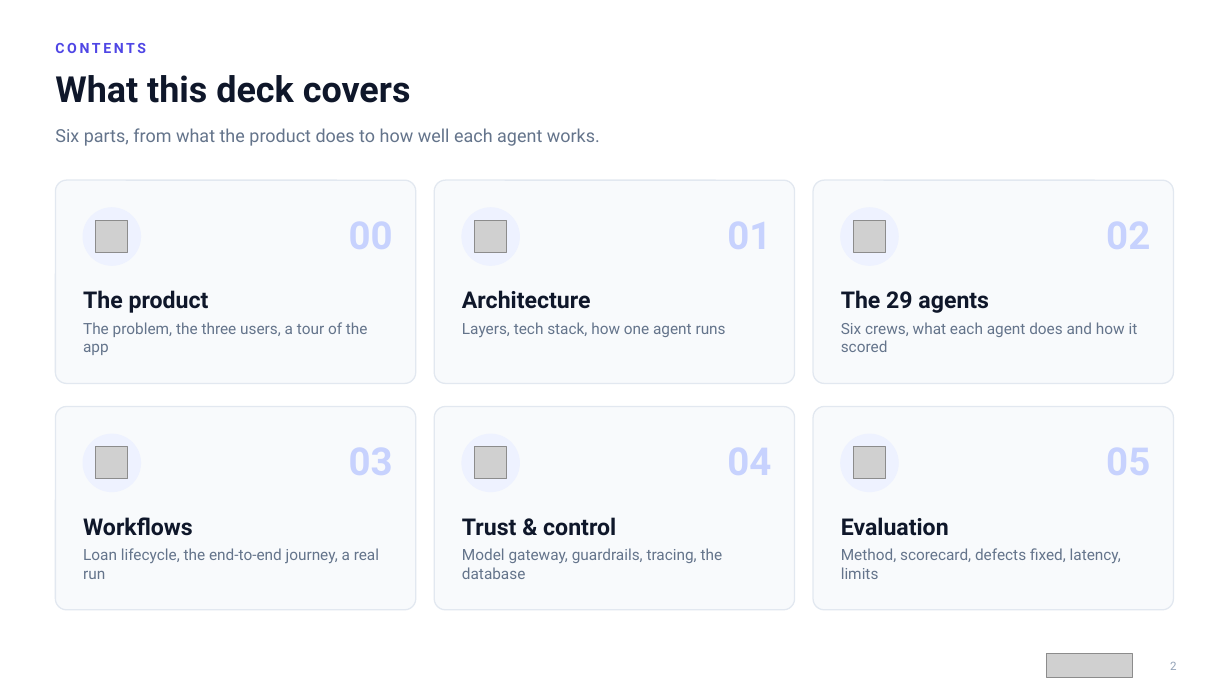
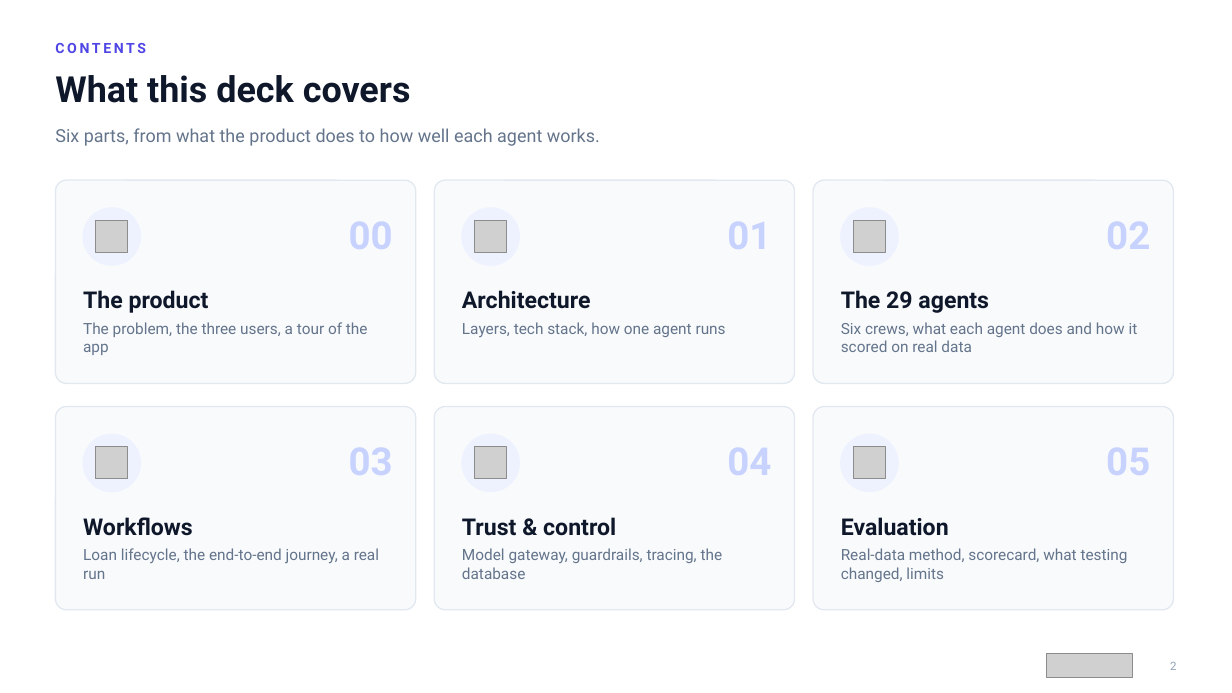
Before and after one commit to ShreyasBile/FinSight, a slide deck: slide 2 of docs/reports/07-FinSight-Project-Presentation.pptx. Drawn at 1232x693 pixels with LibreOffice and Linux fonts; fonts in the diff are those of the drawing; grey boxes stand for pictures. Boxes give left, top, right and bottom in pixels: in the first picture for what was removed or moved away, otherwise in the second. Text is boxed around its words. In the diff, an @@ line names an element or a change of style, - is before the commit and + after.

```diff
--- a/docs/reports/07-FinSight-Project-Presentation.pptx
+++ b/docs/reports/07-FinSight-Project-Presentation.pptx
@@ text at [841,322,1138,352]: text changed @@
-Six crews, what each agent does and how it scored
+Six crews, what each agent does and how it scored on real data
@@ text at [841,548,1128,582]: text changed @@
-Method, scorecard, defects fixed, latency, limits
+Real-data method, scorecard, what testing changed, limits
```
Also in this commit, not shown: 36 other slides changed, 4 slides added, 1 slide removed, 26 other files.
